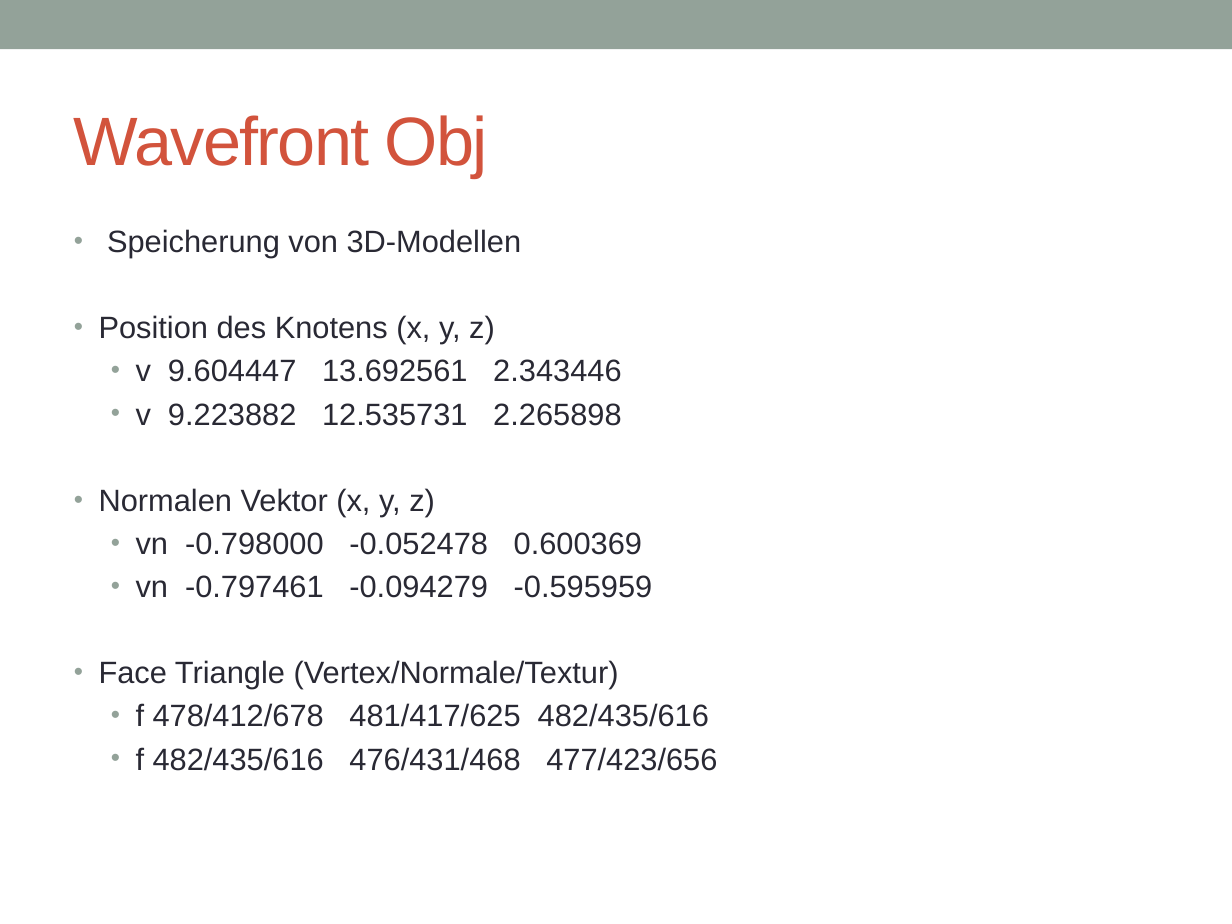
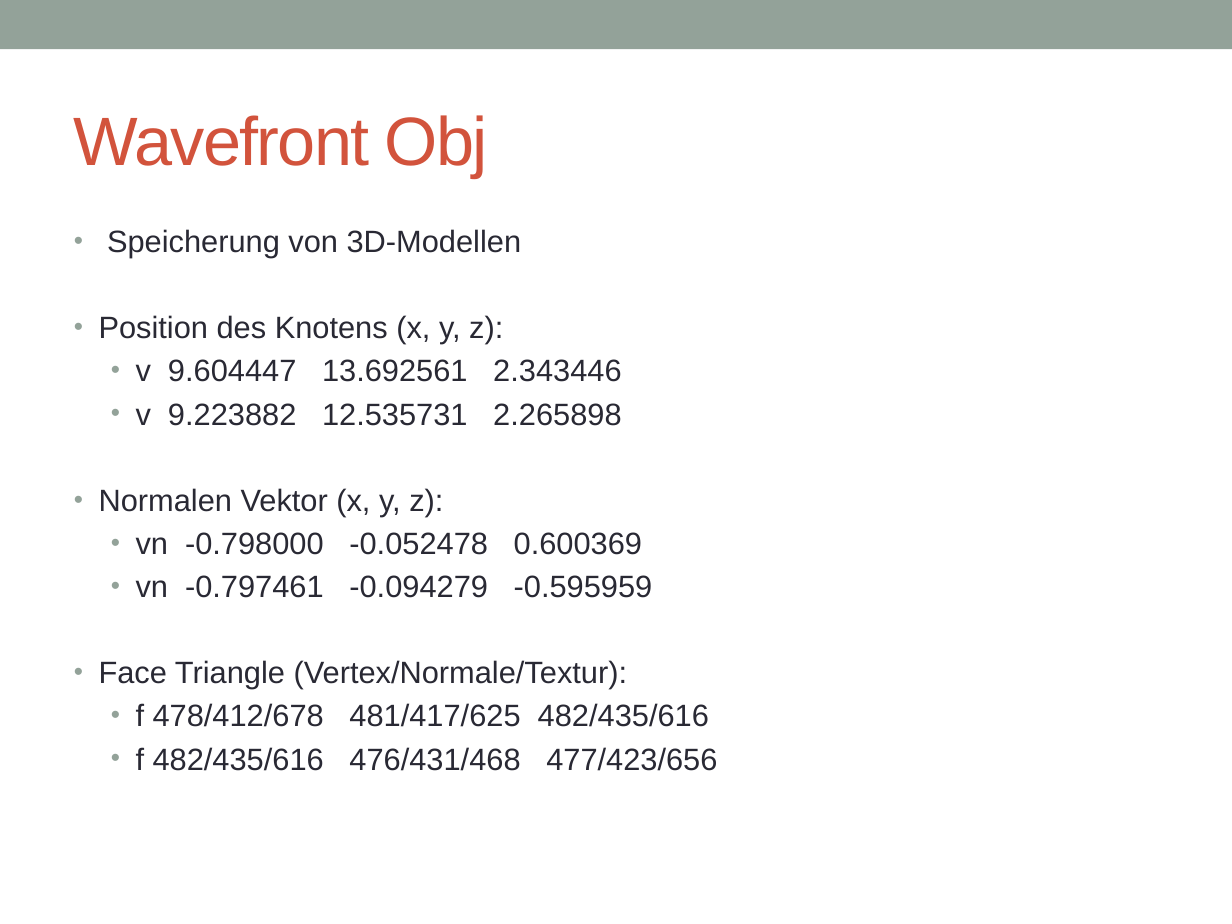
Before and after one commit to joe1990/OpenGl3DModelViewer, a slide deck: slide 5 of präsi-projekt-obj-geom.pptx. Drawn at 1232x924 pixels with LibreOffice and Linux fonts; fonts in the diff are those of the drawing. Boxes give left, top, right and bottom in pixels: in the first picture for what was removed or moved away, otherwise in the second. Text is boxed around its words. In the diff, an @@ line names an element or a change of style, - is before the commit and + after.

```diff
--- a/präsi-projekt-obj-geom.pptx
+++ b/präsi-projekt-obj-geom.pptx
@@ text at [99, 315, 503, 344]: text changed @@
-• Position des Knotens (x, y, z)
+• Position des Knotens (x, y, z):
@@ text at [99, 488, 443, 516]: text changed @@
-• Normalen Vektor (x, y, z)
+• Normalen Vektor (x, y, z):
@@ text at [99, 660, 628, 689]: text changed @@
-• Face Triangle (Vertex/Normale/Textur)
+• Face Triangle (Vertex/Normale/Textur):
```
Also in this commit, not shown: 3 other slides changed.
